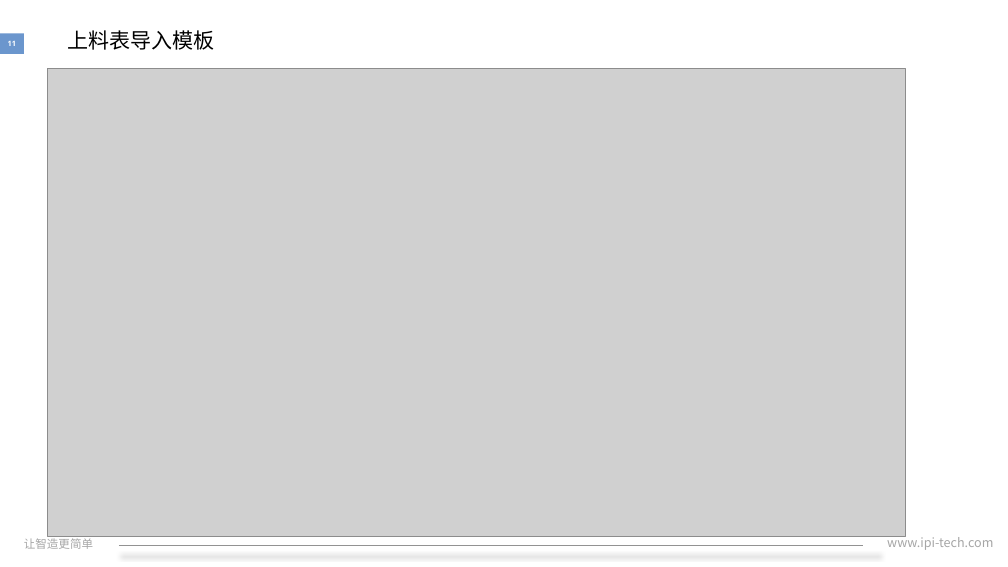
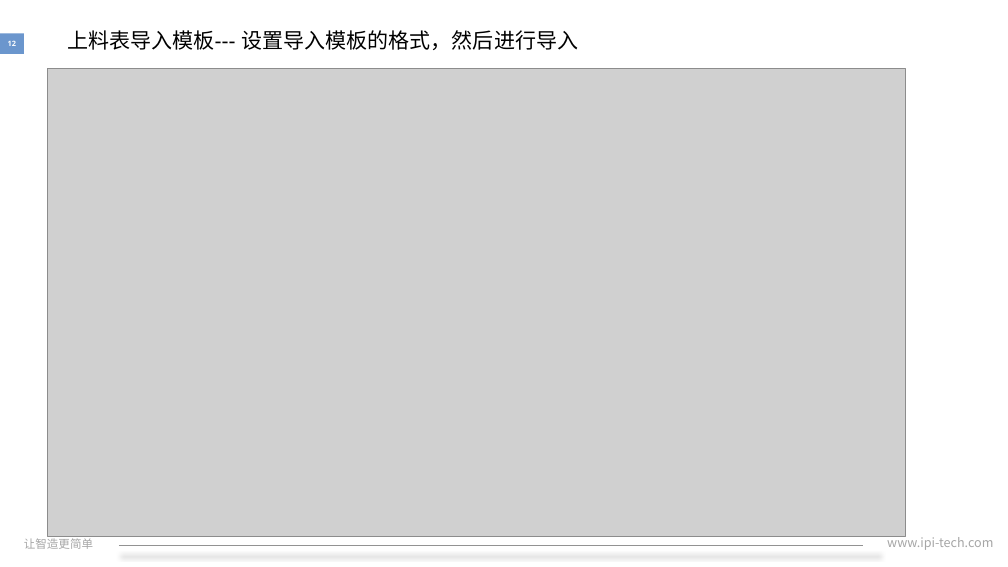
Before and after one commit to xiaozixiang/DocMent, a slide deck: slide 12 of IPI-HR-30-07A转正述职报告.pptx (slide 11 before the commit). Drawn at 1008x567 pixels with LibreOffice and Linux fonts; fonts in the diff are those of the drawing; grey boxes stand for pictures; background and template pictures are left out. Boxes give left, top, right and bottom in pixels: in the first picture for what was removed or moved away, otherwise in the second. Text is boxed around its words. In the diff, an @@ line names an element or a change of style, - is before the commit and + after.

```diff
--- a/IPI-HR-30-07A转正述职报告.pptx
+++ b/IPI-HR-30-07A转正述职报告.pptx
@@ text at (x1=67, y1=30, x2=579, y2=50): text changed @@
-上料表导入模板
+上料表导入模板--- 设置导入模板的格式，然后进行导入
```
Also in this commit, not shown: 14 other slides changed, 4 slides added, 3 slides removed.
